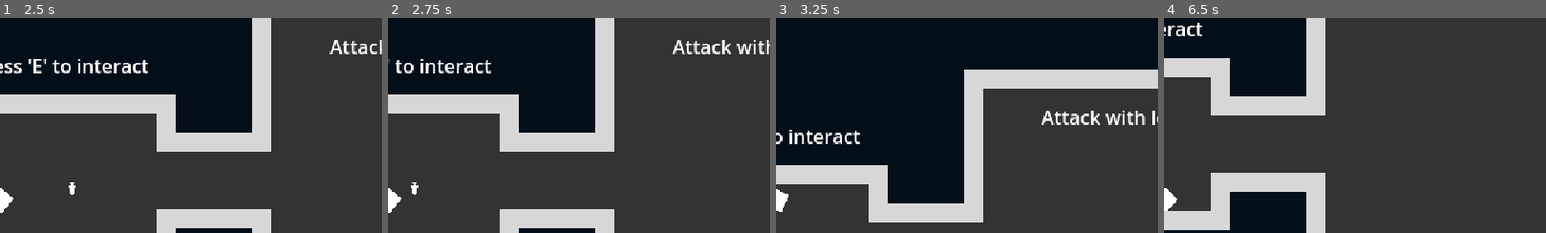
Above: before the commit, frames 1-4 (left to right).
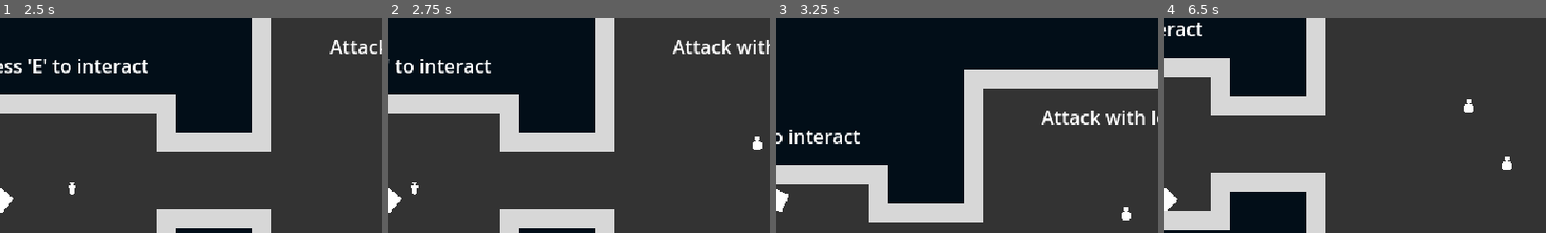
Above: after the commit, the same moments.

Repository: zMenta/Cubesh
Game: Godot game, scene res://main/main.tscn
Same seed, same stepped clock (60 frames per second), same inputs: the game is played once before the commit and once after it.
Inputs (mouse positions are % of the whole screen's width and height, from its top left):
- Up to frame 1 (2.5 s): tap E (interact) at 0.5, 0.6, 1.25, 1.55, 2, 2.3 s; move the mouse to (72, 45) at 0.52 s; hold D (right) 0.53-1.28 s; move the mouse to (30, 55) at 1.27 s; hold S (down) 1.28-2.03 s; click (30, 55) at 1.35 s; move the mouse to (60, 28) at 2.02 s; hold D (right) from 2.03 s (still down); tap Space (dodge) at 2.1 s
- Up to frame 2 (2.75 s): keep holding D (right)
- Up to frame 3 (3.25 s): tap E (interact) at 2.75, 2.85 s; move the mouse to (45, 70) at 2.77 s; release D (right) at 2.78 s; hold W (up) from 2.78 s (still down)
- Up to frame 4 (6.5 s): tap E (interact) at 3.5, 3.6, 4.25, 4.55, 5.3, 5.85 s; move the mouse to (80, 65) at 3.52 s; release W (up) at 3.53 s; hold A (left) 3.53-5.03 s; move the mouse to (20, 35) at 4.27 s; click (20, 35) at 4.35 s; move the mouse to (55, 50) at 5.02 s; hold S (down) 5.03-5.78 s; tap Space (dodge) at 5.1 s; move the mouse to (35, 25) at 5.77 s; hold D (right) from 5.78 s (still down)
The pictures show only the part of the screen within x 50-100%, y 8-58%; the shares and areas given below are measured in that part.

Frame 1 is identical in both runs. In frame 2, 0.1% of the frame differs, in the area x 95-98%, y 55-62%; in frame 3, 0.1%; in frame 4, 0.2%, in the area x 78-91%, y 37-71%.

Commit message:
created health potion item

Diff:
--- a/common/components/component_health.gd
+++ b/common/components/component_health.gd
@@ -20,6 +20,11 @@
 		died.emit()
 
 
+func restore(amount: int) -> void:
+	current_health = clampi(current_health + amount, 0, max_health)
+	_create_damage_number("+" + str(amount))
+
+
 func _create_damage_taken_effect() -> void:
 	if create_blood_on_hit == false:
 		return
--- a/maps/map_1_1.tscn
+++ b/maps/map_1_1.tscn
@@ -6,6 +6,7 @@
 [node name="Map1_1" instance=ExtResource("1_iates")]
 layer_0/tile_data = PackedInt32Array(65528, 0, 0, 65529, 0, 0, 65530, 0, 0, 65531, 0, 0, 65532, 0, 0, 65533, 0, 0, -3,  …(4639 unchanged characters)…
 layer_1/tile_data = PackedInt32Array(131071, 0, 65536, 196607, 0, 65536, 65536, 0, 65536, 131072, 0, 65536, 65537, 0, 6 …(21816 unchanged characters)…
+layer_2/tile_data = PackedInt32Array(-28, 1, 262144, 196582, 1, 262144)
 layer_3/tile_data = PackedInt32Array(917505, 1, 131072, 589837, 1, 131072, 1966099, 1, 196608, 131050, 1, 131072, 131009, 1, 65536, 458753, 1, 131072, 1245197, 1, 131072)
 
 [node name="Label3" type="Label" parent="." index="0"]
--- /dev/null
+++ b/maps/props/health_potion/health_potion.gd
@@ -0,0 +1,14 @@
+extends Node2D
+
+@export var restore_amount : int = 20
+
+var player : CharacterBody2D
+
+
+func _on_interactable_area_body_entered(body:Node2D) -> void:
+	player = body
+
+
+func _on_interactable_area_interacted() -> void:
+	player.find_child("ComponentHealth").restore(restore_amount)
+	queue_free()
--- /dev/null
+++ b/maps/props/health_potion/health_potion.tscn
@@ -0,0 +1,27 @@
+[gd_scene load_steps=5 format=3 uid="uid://byi5hmbuy05ui"]
+
+[ext_resource type="Script" path="res://maps/props/health_potion/health_potion.gd" id="1_fi60i"]
+[ext_resource type="Script" path="res://maps/props/interactable_area.gd" id="1_jbhc1"]
+[ext_resource type="Texture2D" uid="uid://djmif1cdtrbmq" path="res://common/assets.png" id="3_yasju"]
+
+[sub_resource type="CircleShape2D" id="CircleShape2D_bhpv1"]
+radius = 8.0
+
+[node name="HealthPotion" type="Node2D"]
+script = ExtResource("1_fi60i")
+
+[node name="InteractableArea" type="Area2D" parent="."]
+script = ExtResource("1_jbhc1")
+tooltip_text = "drink health potion"
+
+[node name="CollisionShape2D" type="CollisionShape2D" parent="InteractableArea"]
+shape = SubResource("CircleShape2D_bhpv1")
+
+[node name="Sprite2D" type="Sprite2D" parent="."]
+texture_filter = 1
+texture = ExtResource("3_yasju")
+region_enabled = true
+region_rect = Rect2(64, 32, 16, 16)
+
+[connection signal="body_entered" from="InteractableArea" to="." method="_on_interactable_area_body_entered"]
+[connection signal="interacted" from="InteractableArea" to="." method="_on_interactable_area_interacted"]
--- a/maps/tile_set.tres
+++ b/maps/tile_set.tres
@@ -1,9 +1,10 @@
-[gd_resource type="TileSet" load_steps=7 format=3 uid="uid://be6lbg8oclykt"]
+[gd_resource type="TileSet" load_steps=8 format=3 uid="uid://be6lbg8oclykt"]
 
 [ext_resource type="Texture2D" uid="uid://djmif1cdtrbmq" path="res://common/assets.png" id="1_8ok2m"]
 [ext_resource type="PackedScene" uid="uid://dldmj136mftgd" path="res://maps/props/player_teleporter/player_teleporter.tscn" id="2_whwjs"]
 [ext_resource type="PackedScene" uid="uid://bgeuskoeq4st3" path="res://maps/props/monster_spawner/monster_spawner.tscn" id="3_bcxk7"]
 [ext_resource type="PackedScene" uid="uid://2v8odbjiw3vl" path="res://maps/props/map_exit/map_exit.tscn" id="4_gdgk1"]
+[ext_resource type="PackedScene" uid="uid://byi5hmbuy05ui" path="res://maps/props/health_potion/health_potion.tscn" id="5_w8i76"]
 
 [sub_resource type="TileSetAtlasSource" id="TileSetAtlasSource_4je8h"]
 texture = ExtResource("1_8ok2m")
@@ -35,6 +36,7 @@
 scenes/1/scene = ExtResource("2_whwjs")
 scenes/2/scene = ExtResource("3_bcxk7")
 scenes/3/scene = ExtResource("4_gdgk1")
+scenes/4/scene = ExtResource("5_w8i76")
 
 [resource]
 physics_layer_0/collision_layer = 4
